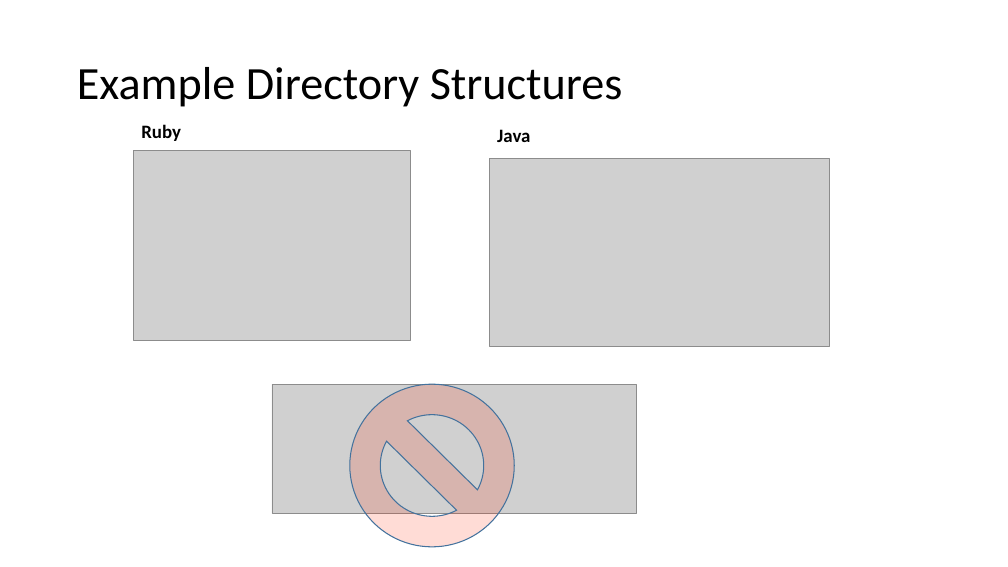
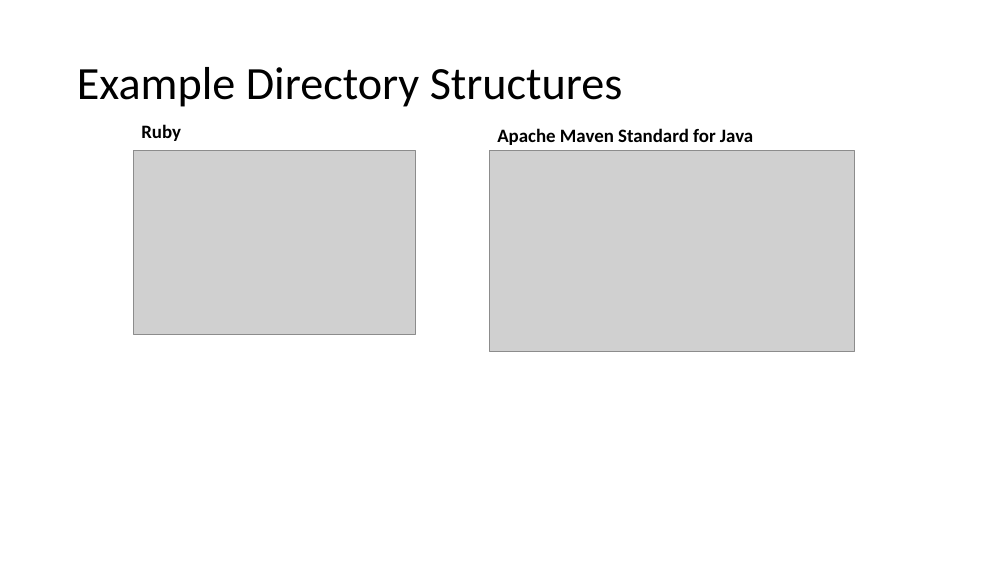
Before and after one commit to LlanddewiLovesYou/TDD_Darts, a slide deck: slide 7 of curriculum.pptx. Drawn at 1008x567 pixels with LibreOffice and Linux fonts; fonts in the diff are those of the drawing; grey boxes stand for pictures. Boxes give left, top, right and bottom in pixels: in the first picture for what was removed or moved away, otherwise in the second. Text is boxed around its words. In the diff, an @@ line names an element or a change of style, - is before the commit and + after.

```diff
--- a/curriculum.pptx
+++ b/curriculum.pptx
@@ text at [497,128,753,145]: text changed @@
-Java
+Apache Maven Standard for Java
@@ picture: place and size @@
-picture at [134,150,410,340]
+picture at [134,150,415,334]
@@ picture: place and size @@
-picture at [490,159,830,347]
+picture at [490,150,854,352]
@@ picture removed at [272,384,637,513] @@
@@ no-entry sign removed at [350,384,515,547] @@
```
Also in this commit, not shown: 21 other slides changed.
